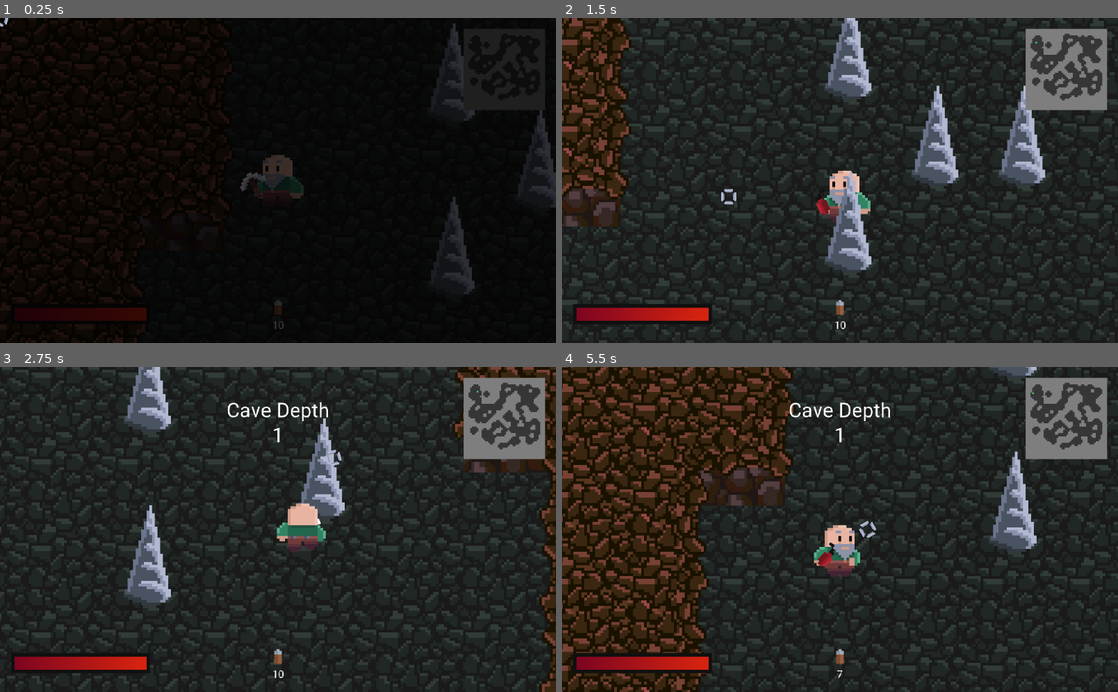
Above: before the commit, frames 1-4 (two rows, left to right).
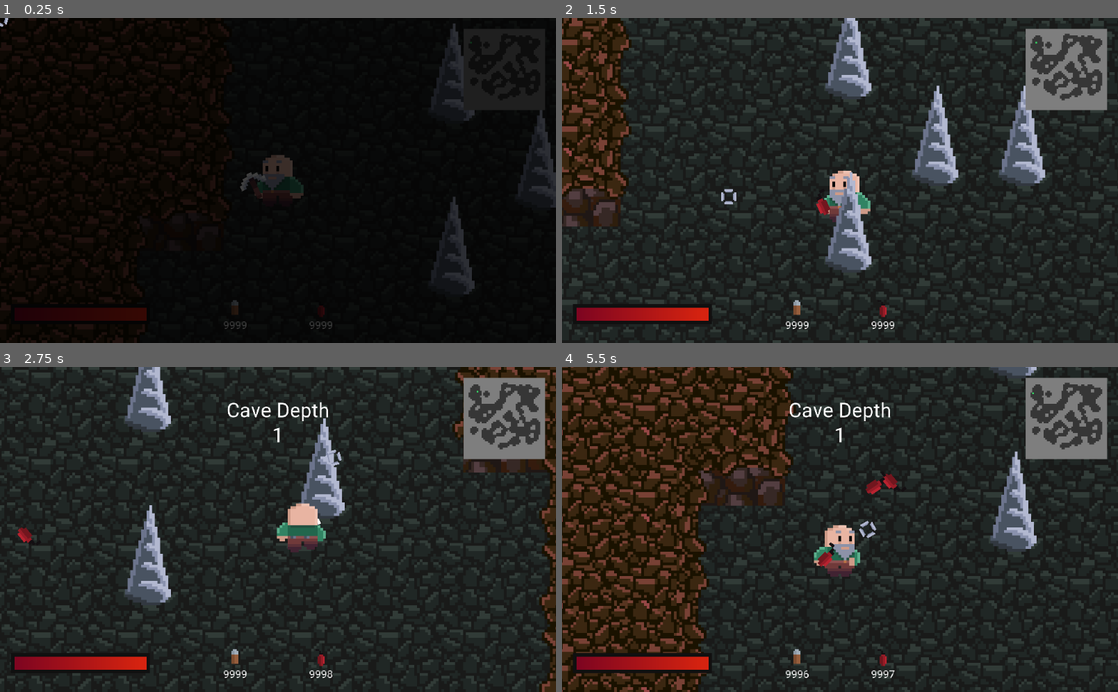
Above: after the commit, the same moments.

Repository: AyUpItsAli/Gunthers-Grotto-Coursework
Game: Godot game, scene res://World/Level/Level.tscn
Two runs of this game, one before a commit and one after it. Both use one fixed random seed, a clock stepped at 60 frames per second and the inputs below.
Inputs (mouse positions are in pixels of both pictures, inside the frame that each line leads up to):
- Up to frame 1 (0.25 s): no input
- Up to frame 2 (1.5 s): tap Enter (force_exit_cave) at 0.5 s; move the mouse to (962, 164) at 0.52 s; press the mouse at (962, 164) at 0.53 s; hold D (move_right) 0.53-1.28 s; move the mouse to (728, 196) at 1.27 s; release the mouse at (728, 196) at 1.28 s; hold S (move_down) from 1.28 s (still down); tap 3 (equip_dynamite) at 1.35 s
- Up to frame 3 (2.75 s): click (166, 545) at 1.55 s; move the mouse to (333, 458) at 2.02 s; release S (move_down) at 2.03 s; hold D (move_right) from 2.03 s (still down); hold 1 (equip_pickaxe) from 2.03 s (still down); click (333, 458) at 2.3 s
- Up to frame 4 (5.5 s): move the mouse to (812, 594) at 2.77 s; release D (move_right) at 2.78 s; release 1 (equip_pickaxe) at 2.78 s; hold W (move_up) 2.78-3.53 s; tap 2 (equip_revolver) at 2.85 s; click (812, 594) at 3.05 s; move the mouse to (1006, 578) at 3.52 s; press the mouse at (1006, 578) at 3.53 s; hold A (move_left) 3.53-5.03 s; move the mouse to (673, 480) at 4.27 s; release the mouse at (673, 480) at 4.28 s; click (673, 480) at 4.35 s; move the mouse to (867, 529) at 5.02 s; hold S (move_down) from 5.03 s (still down); hold 3 (equip_dynamite) from 5.03 s (still down); click (867, 529) at 5.3 s

The runs differ from the first frame. In frame 1, 0.2% of the frame differs, in the area x 40-60%, y 86-96%; in frame 2, 0.3%; in frame 3, 0.4%; in frame 4, 0.5%, in the area x 40-61%, y 32-96%.

Commit message:
Added Dynamite
- Dynamite can be thrown using the Dynamite tool (press 3).
- Dynamite does not yet explode or respond to collisions.

Diff:
--- /dev/null
+++ b/Actors/Player/Dynamite.gd
@@ -0,0 +1,33 @@
+extends Area2D
+
+# Constants
+const DYNAMITE_SPEED = 200
+
+# Node references
+onready var sprite: Sprite = $Sprite
+onready var explosion_timer: Timer = $ExplosionTimer
+onready var explosion_radius: Area2D = $ExplosionRadius
+
+# Variables
+var destination: Vector2
+var destination_reached = false
+var previous_velocity: Vector2
+
+# Called once the dynamite has reached its destination.
+# Causes the dynamite to stop moving sets its Z index to -1
+func reach_destination():
+	destination_reached = true
+	z_index = -1
+
+func _physics_process(delta):
+	if destination_reached: return
+
+	var this_velocity = position.direction_to(destination)
+	var same_sign_x = previous_velocity.x * this_velocity.x >= 0
+	var same_sign_y = previous_velocity.y * this_velocity.y >= 0
+	# Same signs = same direction
+	if same_sign_x and same_sign_y:
+		position += this_velocity * DYNAMITE_SPEED * delta
+		previous_velocity = this_velocity
+	else:
+		reach_destination()
--- /dev/null
+++ b/Actors/Player/Dynamite.tscn
@@ -0,0 +1,30 @@
+[gd_scene load_steps=5 format=2]
+
+[ext_resource path="res://Assets/Actors/Player/Dynamite.png" type="Texture" id=1]
+[ext_resource path="res://Actors/Player/Dynamite.gd" type="Script" id=2]
+
+[sub_resource type="CapsuleShape2D" id=1]
+radius = 2.0
+height = 4.0
+
+[sub_resource type="CircleShape2D" id=2]
+radius = 48.0
+
+[node name="Dynamite" type="Area2D"]
+script = ExtResource( 2 )
+
+[node name="Sprite" type="Sprite" parent="."]
+texture = ExtResource( 1 )
+offset = Vector2( 0, -1 )
+
+[node name="CollisionShape" type="CollisionShape2D" parent="."]
+modulate = Color( 0, 0.6, 0.701961, 0.839216 )
+shape = SubResource( 1 )
+
+[node name="ExplosionTimer" type="Timer" parent="."]
+
+[node name="ExplosionRadius" type="Area2D" parent="."]
+
+[node name="CollisionShape" type="CollisionShape2D" parent="ExplosionRadius"]
+modulate = Color( 0.945098, 0.129412, 0.129412, 0.839216 )
+shape = SubResource( 2 )
--- a/Actors/Player/Player.gd
+++ b/Actors/Player/Player.gd
@@ -8,6 +8,7 @@
 const DYNAMITE_TEXTURE = preload("res://Assets/Actors/Player/Dynamite_In_Hand.png")
 const PICKAXE_DAMAGE = 1
 const BULLET = preload("res://Actors/Player/Bullet.tscn")
+const DYNAMITE = preload("res://Actors/Player/Dynamite.tscn")
 
 # Node references
 onready var body_sprite: Sprite = $BodySprite
@@ -138,6 +139,14 @@
 			bullet.velocity = position.direction_to(clicked_pos)
 			bullet.look_at(clicked_pos)
 			get_parent().add_child(bullet)
+	elif equipped == Tools.DYNAMITE:
+		if PlayerData.remove_item(Globals.ItemIDs.DYNAMITE_STICK):
+			var clicked_pos = get_global_mouse_position()
+			var dynamite = DYNAMITE.instance()
+			dynamite.position = position
+			dynamite.destination = clicked_pos
+			dynamite.rotation_degrees = rand_range(0, 360)
+			get_parent().add_child(dynamite)
 
 # Called when this node detects mouse/keyboard inputs
 func _unhandled_input(event):
--- a/World/Level/Level.gd
+++ b/World/Level/Level.gd
@@ -13,8 +13,8 @@
 
 func _ready():
 	generate_level() # Generate a new level when this scene is loaded
-	# Give the player 10 bullets
-	PlayerData.add_item(Globals.ItemIDs.REVOLVER_AMMO, 10)
+	PlayerData.add_item(Globals.ItemIDs.REVOLVER_AMMO, 9999)
+	PlayerData.add_item(Globals.ItemIDs.DYNAMITE_STICK, 9999)
 
 func _unhandled_input(event):
 	# DEBUGGING:
